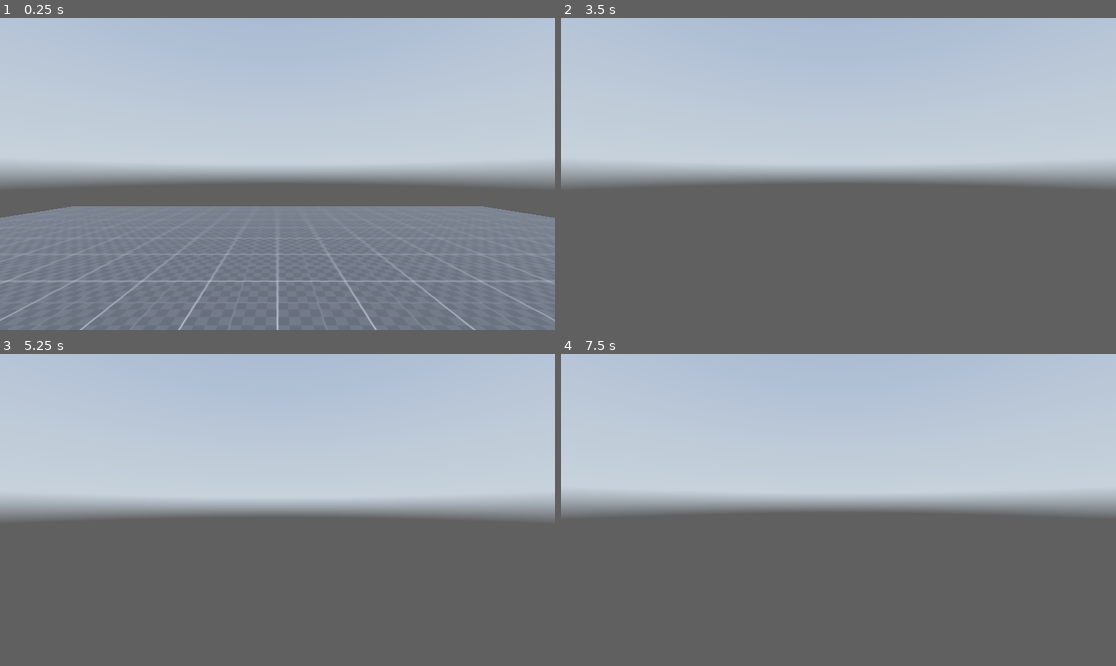
Above: before the commit, frames 1-4 (two rows, left to right).
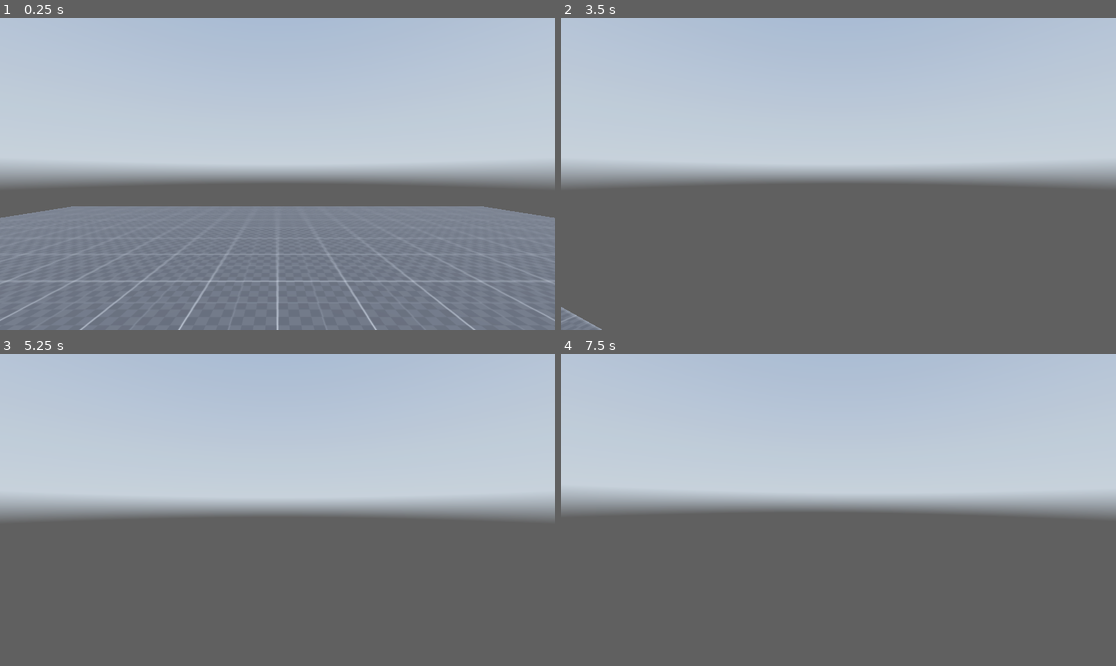
Above: after the commit, the same moments.

Repository: RasyaDevansyah/FluidMovementDemo
Game: Godot game, scene res://scenes/world.tscn
Two runs of this game, one before a commit and one after it. Both use one fixed random seed, a clock stepped at 60 frames per second and the inputs below. A sky picture missing from this copy of the repository is replaced by a grey-blue gradient.
Inputs (mouse positions are in pixels of both pictures, inside the frame that each line leads up to):
- Up to frame 1 (0.25 s): no input
- Up to frame 2 (3.5 s): tap Enter (ui_accept) at 0.5, 0.77, 1.52, 3.02 s; move the mouse to (832, 180) at 0.52 s; hold Ctrl (crouch) 0.53-1.28 s; hold W (forward) 0.53-2.78 s; tap Shift (sprint) at 0.8, 1.35, 3.05 s; move the mouse to (877, 177) at 1.27 s; tap Alt (free_look, bound only after the commit) at 1.55 s; move the mouse to (794, 170) at 2.02 s; hold Alt (free_look, bound only after the commit) 2.03-2.78 s; tap Ctrl (crouch) at 2.3, 2.85 s; move the mouse to (844, 174) at 2.77 s; hold A (left) from 2.78 s (still down)
- Up to frame 3 (5.25 s): move the mouse to (255, 503) at 3.52 s; release A (left) at 3.53 s; hold Shift (sprint) 3.53-4.28 s; hold W (forward) from 3.53 s (still down); tap Enter (ui_accept) at 3.77, 4.25, 4.52, 5 s; tap Alt (free_look, bound only after the commit) at 3.8, 4.35 s; move the mouse to (305, 510) at 4.27 s; tap Ctrl (crouch) at 4.55 s; move the mouse to (249, 510) at 5.02 s; hold Ctrl (crouch) from 5.03 s (still down)
- Up to frame 4 (7.5 s): tap Shift (sprint) at 5.3, 5.85 s; tap Enter (ui_accept) at 5.75, 6.02, 6.5, 6.77, 7.25 s; move the mouse to (849, 503) at 5.77 s; release W (forward) at 5.78 s; release Ctrl (crouch) at 5.78 s; hold D (right) 5.78-6.53 s; tap Alt (free_look, bound only after the commit) at 6.05 s; move the mouse to (832, 516) at 6.52 s; hold Alt (free_look, bound only after the commit) 6.53-7.28 s; hold W (forward) from 6.53 s (still down); tap Ctrl (crouch) at 6.8, 7.35 s; move the mouse to (877, 513) at 7.27 s

The runs differ from the first frame. In frame 2, 0.3% of the frame differs, in the area x 0-8%, y 92-100%; in frame 3, less than 0.1%; in frame 4, less than 0.1%.

Commit message:
Added freelook

Diff:
--- a/project.godot
+++ b/project.godot
@@ -55,3 +55,8 @@
 "events": [Object(InputEventKey,"resource_local_to_scene":false,"resource_name":"","device":-1,"window_id":0,"alt_press …(182 unchanged characters)…
 ]
 }
+free_look={
+"deadzone": 0.5,
+"events": [Object(InputEventKey,"resource_local_to_scene":false,"resource_name":"","device":-1,"window_id":0,"alt_pressed":false,"shift_pressed":false,"ctrl_pressed":false,"meta_pressed":false,"pressed":false,"keycode":0,"physical_keycode":4194328,"key_label":0,"unicode":0,"echo":false,"script":null)
+]
+}
--- a/scenes/world.tscn
+++ b/scenes/world.tscn
@@ -51,9 +51,9 @@
 shadow_enabled = true
 
 [node name="Player" type="CharacterBody3D" parent="." node_paths=PackedStringArray("head")]
-transform = Transform3D(1, 0, 0, 0, 1, 0, 0, 0, 1, 0, 1, 0)
+transform = Transform3D(1, 0, 0, 0, 1, 0, 0, 0, 1, 0, 1.00007, 0)
 script = ExtResource("3_i5esx")
-head = NodePath("Head")
+head = NodePath("Neck/Head")
 
 [node name="standing_collision" type="CollisionShape3D" parent="Player"]
 shape = SubResource("CapsuleShape3D_8jaaj")
@@ -63,10 +63,12 @@
 shape = SubResource("CapsuleShape3D_ayd0k")
 disabled = true
 
-[node name="Head" type="Node3D" parent="Player"]
+[node name="RayCast3D" type="RayCast3D" parent="Player"]
+target_position = Vector3(0, 1.375, 0)
+
+[node name="Neck" type="Node3D" parent="Player"]
 transform = Transform3D(1, 0, 0, 0, 1, 0, 0, 0, 1, 0, 0.582001, 0)
 
-[node name="Camera3D" type="Camera3D" parent="Player/Head"]
+[node name="Head" type="Node3D" parent="Player/Neck"]
 
-[node name="RayCast3D" type="RayCast3D" parent="Player"]
-target_position = Vector3(0, 1.375, 0)
+[node name="Camera3D" type="Camera3D" parent="Player/Neck/Head"]
--- a/scripts/Player.gd
+++ b/scripts/Player.gd
@@ -2,9 +2,11 @@
 
 #player nodes
 @export var head : Node
+@onready var neck : Node = $Neck
 @onready var standing_collision : CollisionShape3D = $standing_collision
 @onready var crouching_collision : CollisionShape3D = $crouching_collision
 @onready var ray_cast_3d : RayCast3D = $RayCast3D
+@onready var camera_3d : Camera3D = $Neck/Head/Camera3D
 
 #speed variables
 @export var current_speed : float = 5.0
@@ -12,10 +14,19 @@
 @export var sprinting_speed : float = 8.0
 @export var crouching_speed : float = 3.0
 
+#states
+var walking = false
+var sprinting = false
+var crouching = false
+var free_looking = false
+var sliding = false
+
 #movement vars
 @export var jump_velocity : float = 4.5
+var def_head_pos_y : float
 var crouching_depth : float = -0.5
 var lerp_speed : float = 10.0
+var free_look_tilt_amount : float = 8
 
 #input variables
 var direction : Vector3
@@ -25,12 +36,17 @@
 var gravity = ProjectSettings.get_setting("physics/3d/default_gravity")
 
 func _ready():
+	def_head_pos_y = head.position.y
 	Input.set_mouse_mode(Input.MOUSE_MODE_CAPTURED)
 
 func _input(event):
 	#mouse looking
 	if event is InputEventMouseMotion:
-		rotate_y(deg_to_rad(-event.relative.x * mouse_sens))
+		if free_looking:
+			neck.rotate_y(deg_to_rad(-event.relative.x * mouse_sens))
+			neck.rotation.y = clamp(neck.rotation.y,deg_to_rad(-120), deg_to_rad(120) )
+		else:
+			rotate_y(deg_to_rad(-event.relative.x * mouse_sens))
 		head.rotate_x(deg_to_rad(-event.relative.y * mouse_sens))
 		head.rotation.x = clamp(head.rotation.x,deg_to_rad(-89), deg_to_rad(89) )
 
@@ -40,20 +56,39 @@
 	#crouching
 	if Input.is_action_pressed("crouch"):
 		current_speed = crouching_speed
-		head.position.y = lerp(head.position.y, 0.582 + crouching_depth, delta *lerp_speed)
+		head.position.y = lerp(head.position.y, def_head_pos_y + crouching_depth, delta *lerp_speed)
 		standing_collision.disabled = true
 		crouching_collision.disabled = false
+		walking = false
+		sprinting = false
+		crouching = true
+
 	#standing
 	elif !ray_cast_3d.is_colliding():
 		standing_collision.disabled = false
 		crouching_collision.disabled = true
-		head.position.y = lerp(head.position.y, 0.582 , delta * lerp_speed)
+		head.position.y = lerp(head.position.y, def_head_pos_y , delta * lerp_speed)
 		if Input.is_action_pressed("sprint"):
 			#sprinting
 			current_speed = sprinting_speed
+			walking = false
+			sprinting = true
+			crouching = false
 		else:
 			#walking
 			current_speed = walking_speed
+			walking = true
+			sprinting = false
+			crouching = false
+
+	#handle free looking
+	if Input.is_action_pressed("free_look"):
+		free_looking = true
+		camera_3d.rotation.z = -deg_to_rad(neck.rotation.y * free_look_tilt_amount)
+	else:
+		free_looking = false
+		neck.rotation.y = lerp(neck.rotation.y, 0.0, delta * lerp_speed)
+		camera_3d.rotation.z = lerp(camera_3d.rotation.z, 0.0, delta * lerp_speed)
 
 	# Add the gravity.
 	if not is_on_floor():
